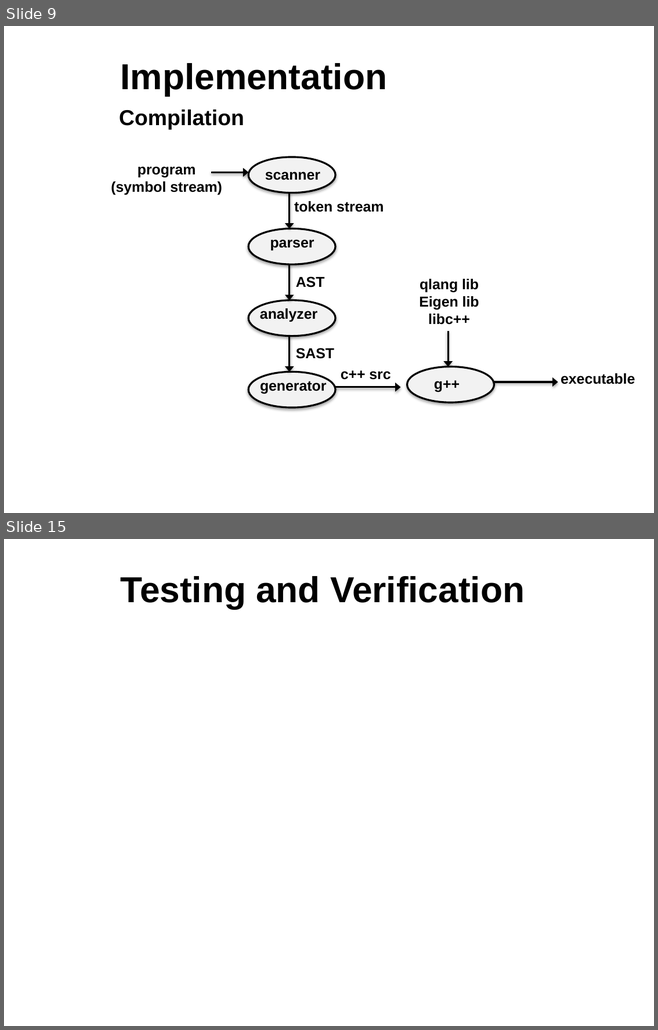
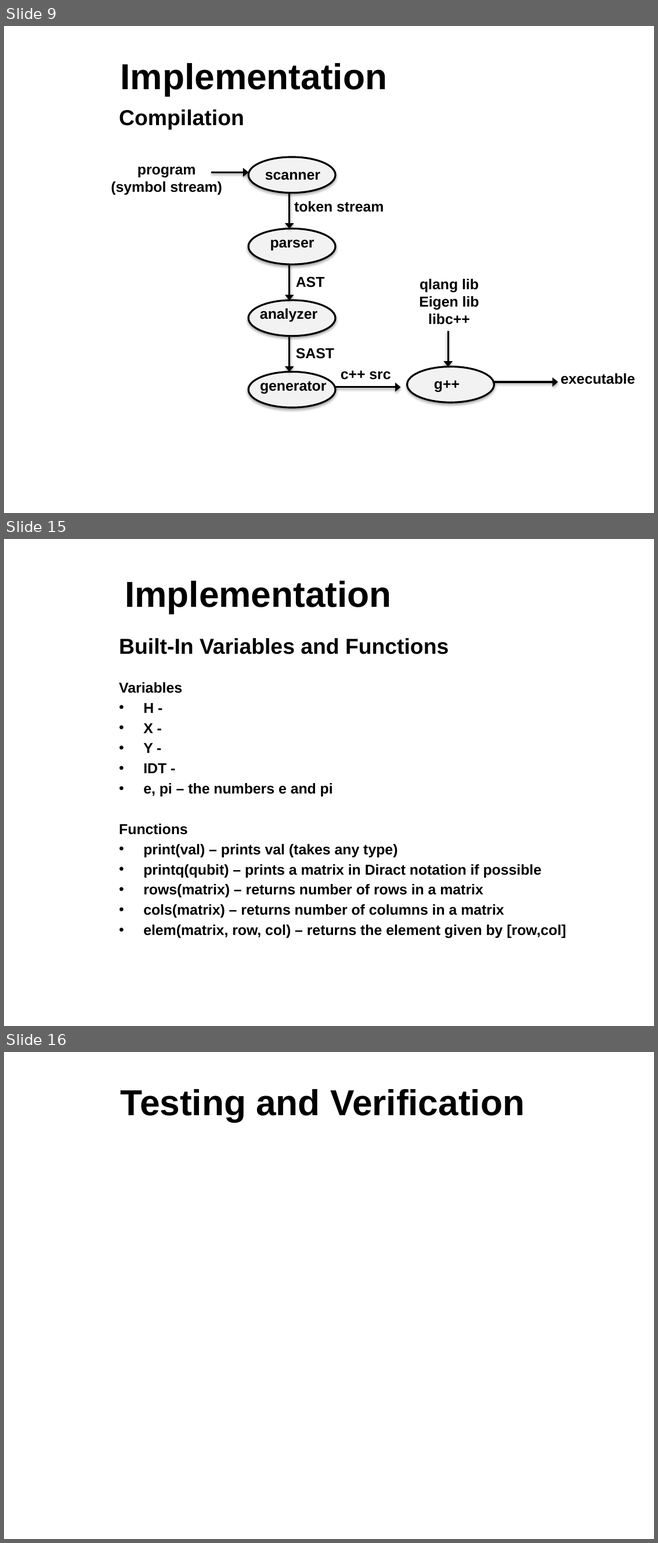
Before and after one commit to sdk21/PLT, a slide deck: Demo/Qlang.pptx. Shown one above the other, each under a label of ours: slides 9 and 15 before the commit, slides 9, 15 and 16 after it; the slides between them are not shown. The pictures are 658x1030 and 658x1543 pixels, drawn with LibreOffice and Linux fonts; fonts in the diff are those of the drawing; background and template pictures are left out. Boxes give left, top, right and bottom in pixels: in the first picture for what was removed or moved away, otherwise in the second. Text is boxed around its words. In the diff, an @@ line names an element or a change of style, - is before the commit and + after.

```diff
--- a/Demo/Qlang.pptx
+++ b/Demo/Qlang.pptx
@@ slide 15 added at <box>4,539,654,1026</box>, background picture (left out) @@
@@ title added at <box>125,581,391,614</box>, 40 pt, text #000000, bold @@
+Implementation
@@ text added at <box>119,638,565,939</box>, 16 pt, text #000000, bold @@
+Built-In Variables and Functions
+Variables
+• H -
+• X -
+• Y -
+• IDT -
+• e, pi – the numbers e and pi
+Functions
+• print(val) – prints val (takes any type)
+• printq(qubit) – prints a matrix in Diract notation if possible
+• rows(matrix) – returns number of rows in a matrix
+• cols(matrix) – returns number of columns in a matrix
+• elem(matrix, row, col) – returns the element given by [row,col]
@@ what was slide 15 is now slide 16 @@
```
Also in this commit, not shown: 8 slides changed.
